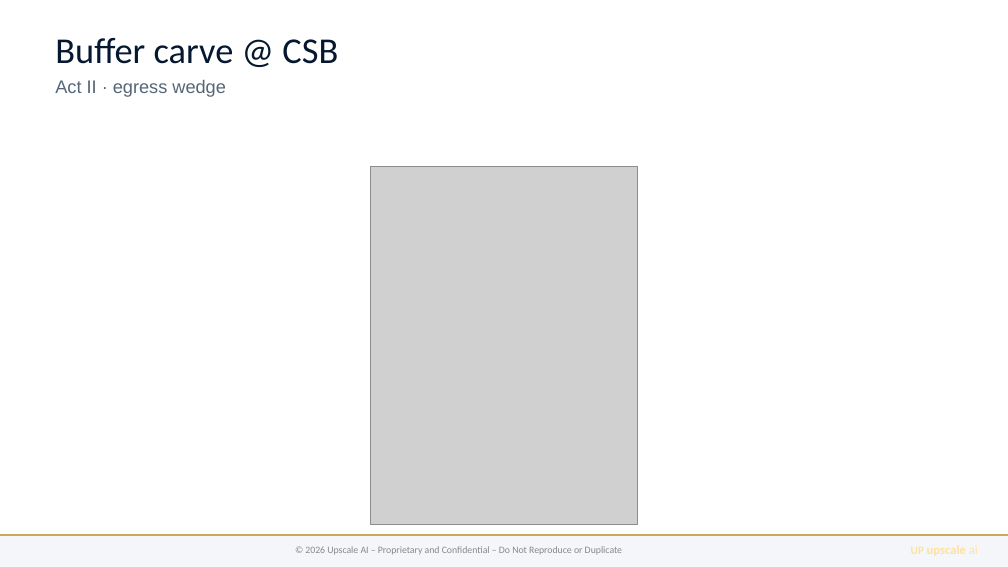
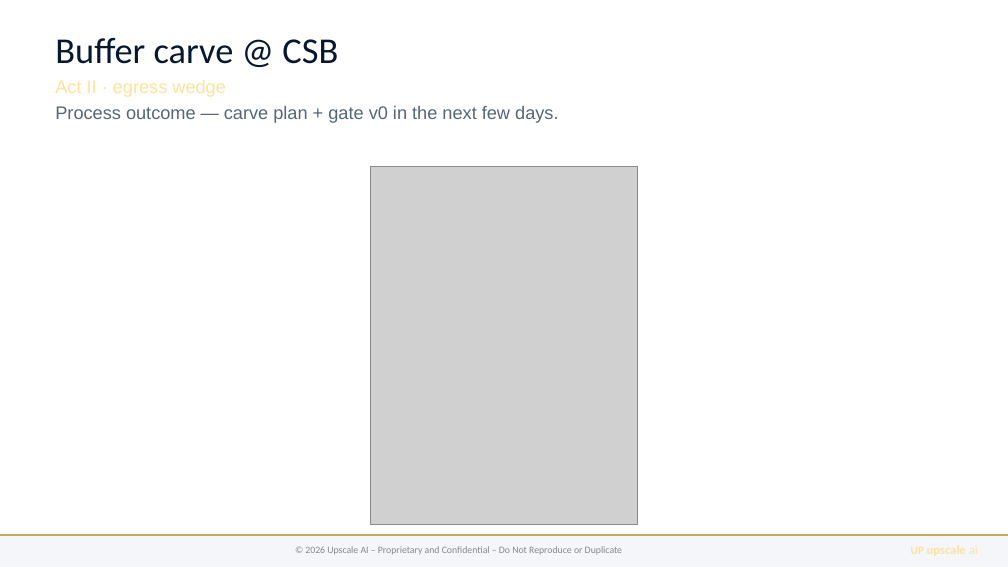
Before and after one commit to upscale-ai-network/agent-template, a slide deck: slide 5 of dt122/bugatti-qos-ccc.pptx. Drawn at 1008x567 pixels with LibreOffice and Linux fonts; fonts in the diff are those of the drawing; grey boxes stand for pictures. Boxes give left, top, right and bottom in pixels: in the first picture for what was removed or moved away, otherwise in the second. Text is boxed around its words. In the diff, an @@ line names an element or a change of style, - is before the commit and + after.

```diff
--- a/dt122/bugatti-qos-ccc.pptx
+++ b/dt122/bugatti-qos-ccc.pptx
@@ text "Buffer carve @ CSB" at <box>55,38,558,123</box>: text colour #556677 to #FFE19E in "Act II · egress wedge" @@
@@ text at <box>55,106,558,123</box>: paragraph added @@
+Process outcome — carve plan + gate v0 in the next few days.
```
Also in this commit, not shown: 6 other slides changed, 7 other files.
